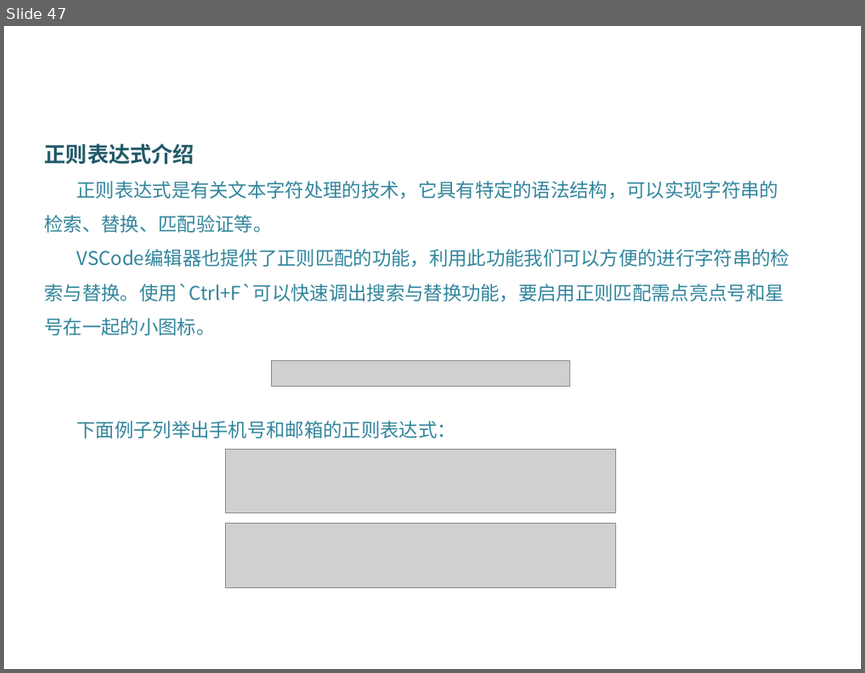
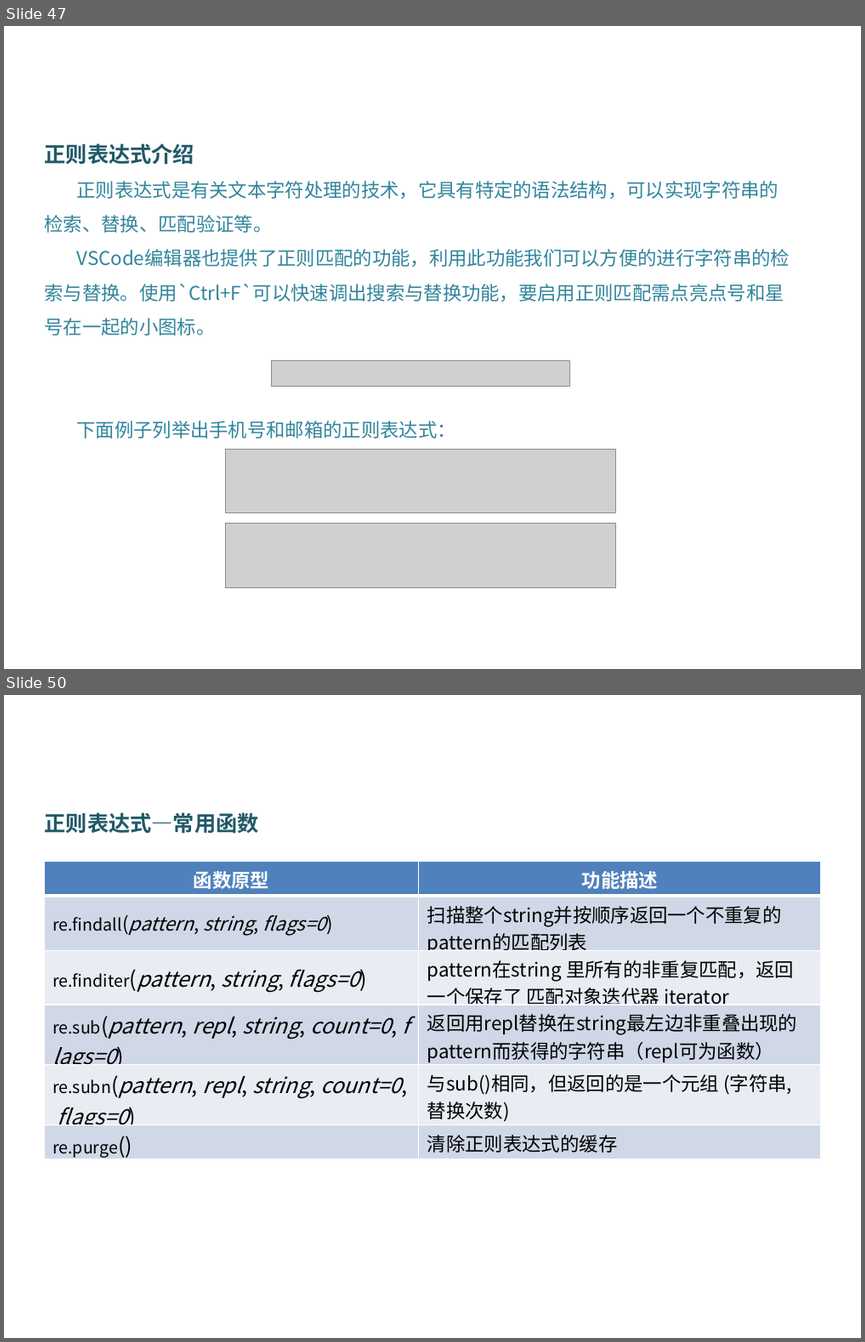
Before and after one commit to DataScienceCoding/Python-Web-Crawler, a slide deck: Python-Web-Crawler.pptx. Shown one above the other, each under a label of ours: slide 47 before the commit, slides 47 and 50 after it; the slides between them are not shown. The pictures are 865x673 and 865x1342 pixels, drawn with LibreOffice and Linux fonts; fonts in the diff are those of the drawing; grey boxes stand for pictures; background and template pictures are left out. Boxes give left, top, right and bottom in pixels: in the first picture for what was removed or moved away, otherwise in the second. Text is boxed around its words. In the diff, an @@ line names an element or a change of style, - is before the commit and + after.

```diff
--- a/Python-Web-Crawler.pptx
+++ b/Python-Web-Crawler.pptx
@@ slide 50 added at bbox=[4, 695, 861, 1338], background picture (left out) @@
@@ text added at bbox=[45, 812, 259, 834], 18 pt, text #215968, bold @@
+正则表达式—常用函数
@@ table added at bbox=[44, 862, 821, 1161], 6 rows, 2 columns @@
+函数原型 | 功能描述
+re.findall(pattern, string, flags=0) | 扫描整个string并按顺序返回一个不重复的pattern的匹配列表
+re.finditer(pattern, string, flags=0) | pattern在string 里所有的非重复匹配，返回一个保存了 匹配对象迭代器 iterator
+re.sub(pattern, repl, string, count=0, flags=0) | 返回用repl替换在string最左边非重叠出现的pattern而获得的字符串（repl可为函数）
+re.subn(pattern, repl, string, count=0, flags=0) | 与sub()相同，但返回的是一个元组 (字符串, 替换次数)
+re.purge() | 清除正则表达式的缓存
```
Also in this commit, not shown: 4 slides changed, 15 other slides added, 8 other files.
